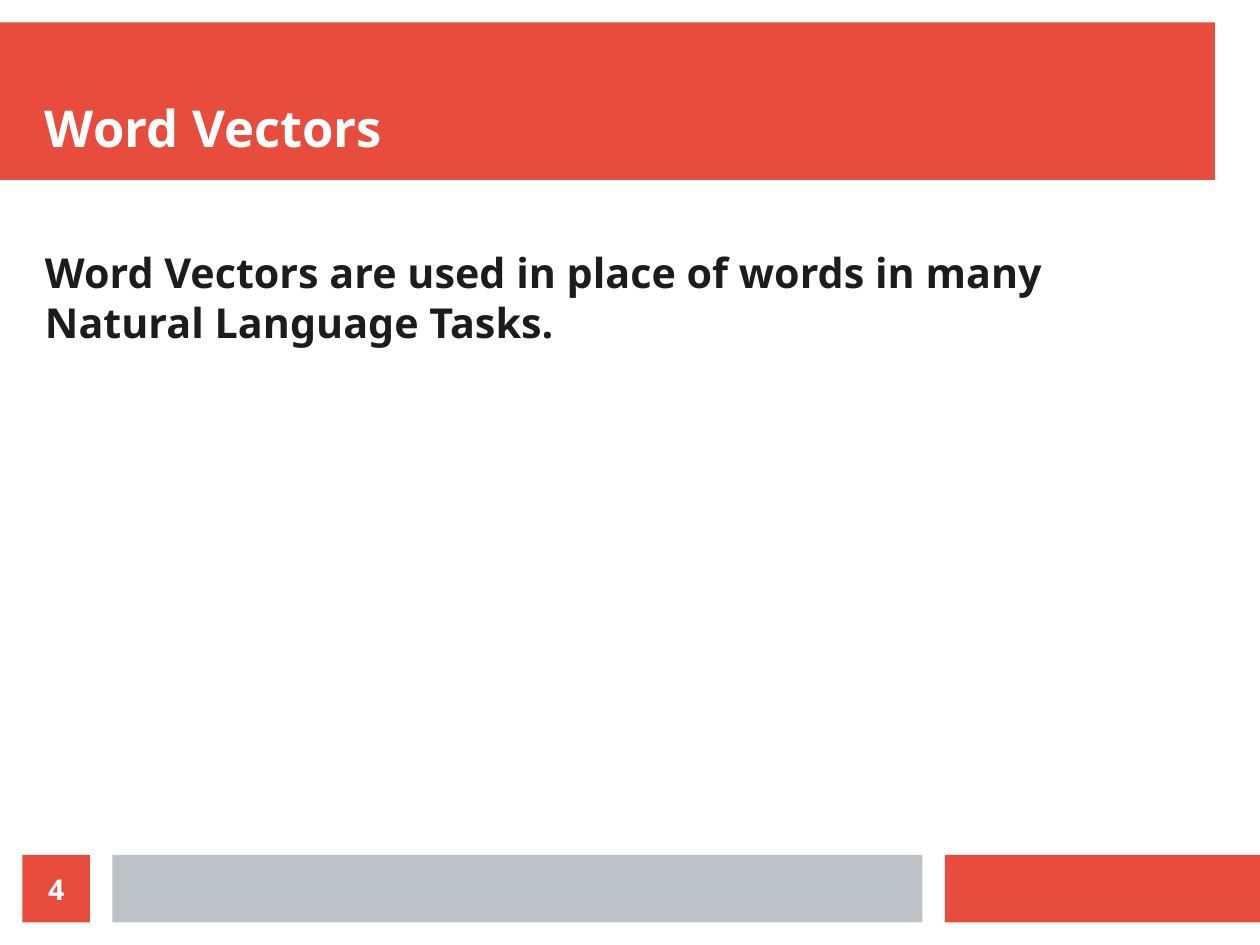
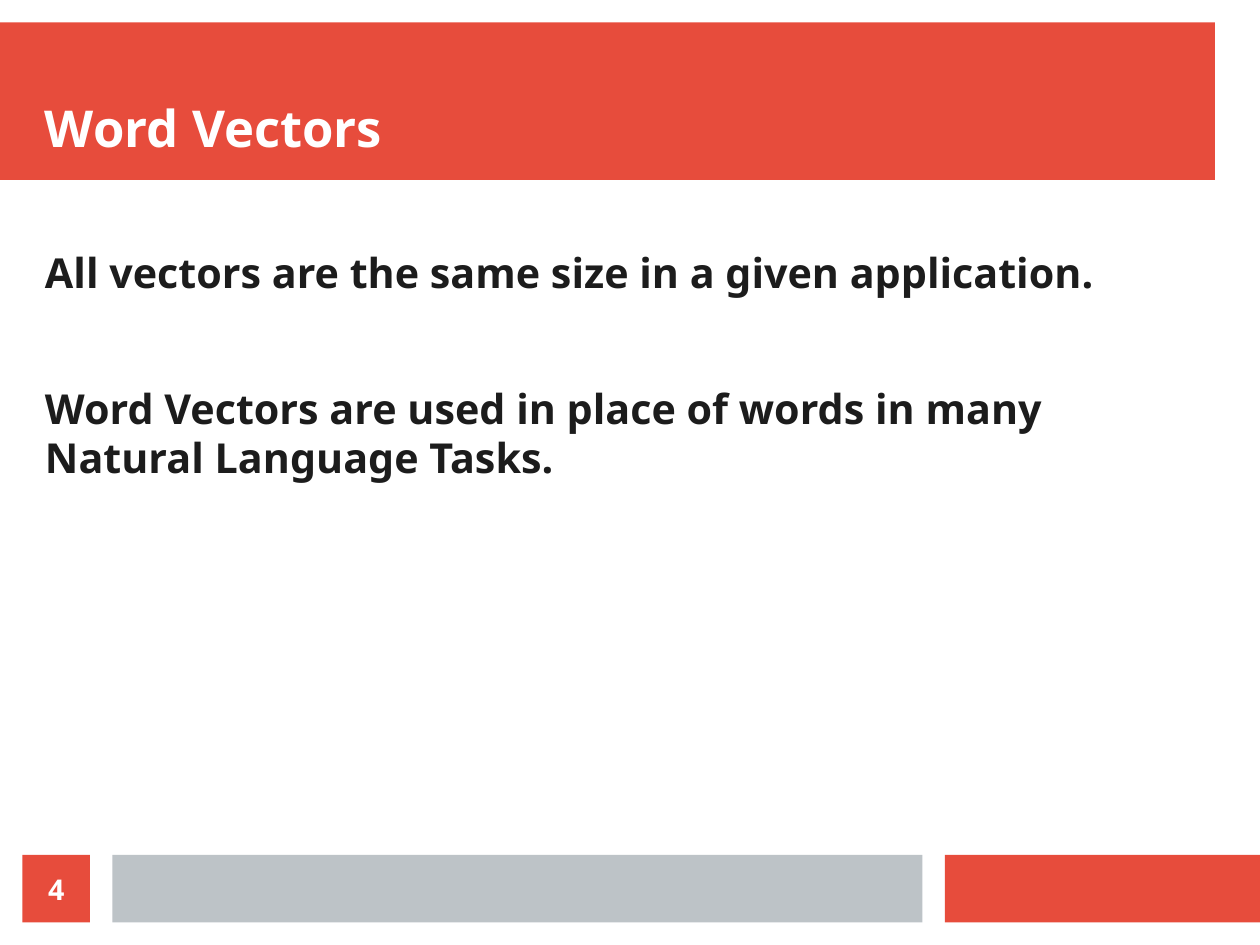
Before and after one commit to radiodee1/liebman_spring20, a slide deck: slide 4 of pdf/thesis_presentation.odp. Drawn at 1260x945 pixels with LibreOffice and Linux fonts; fonts in the diff are those of the drawing. Boxes give left, top, right and bottom in pixels: in the first picture for what was removed or moved away, otherwise in the second. Text is boxed around its words. In the diff, an @@ line names an element or a change of style, - is before the commit and + after.

Commit message:
pdf

```diff
--- a/pdf/thesis_presentation.odp
+++ b/pdf/thesis_presentation.odp
@@ text at (45, 256, 1093, 298): paragraph added @@
+All vectors are the same size in a given application.
```
